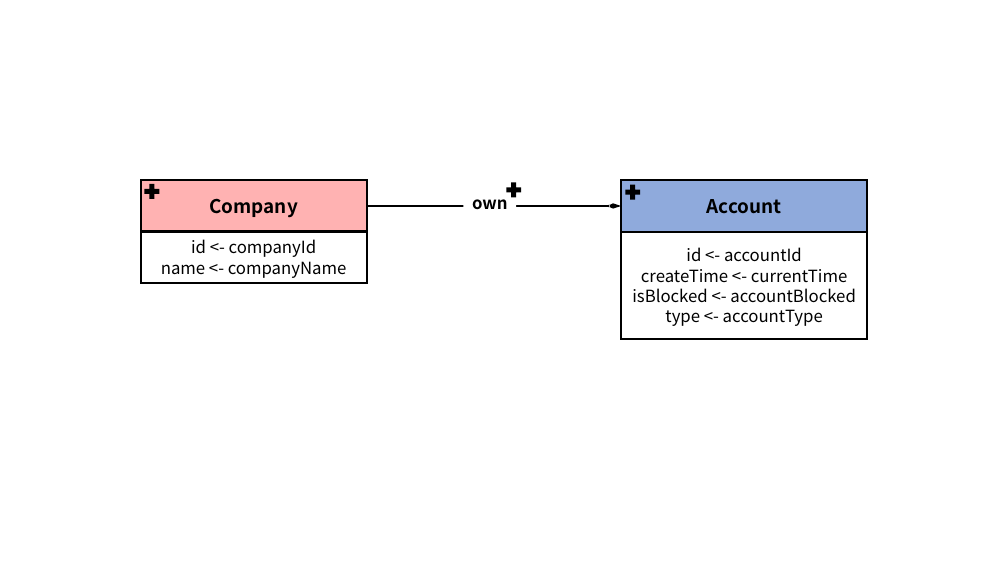
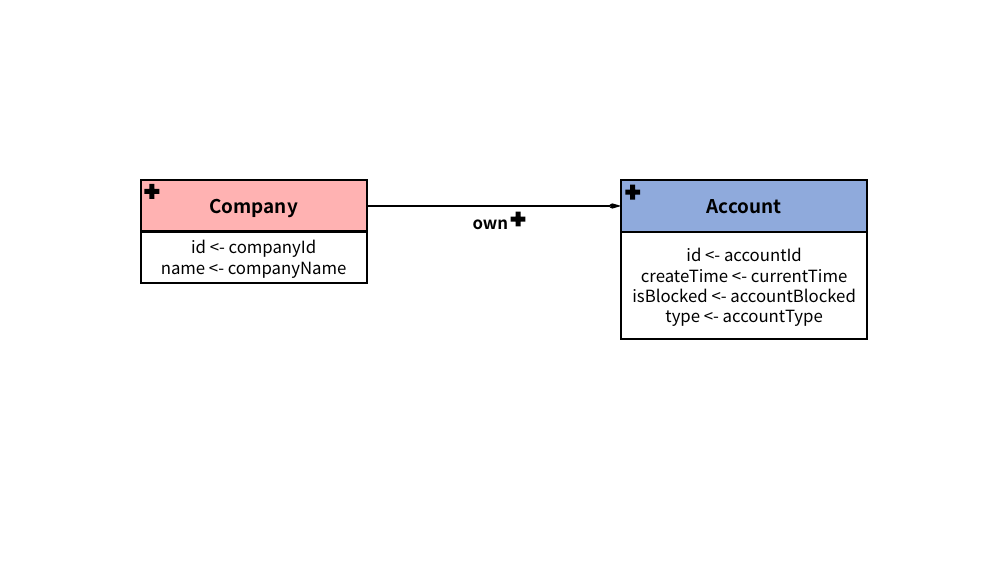
Before and after one commit to ldbc/ldbc_finbench_docs, a slide deck: slide 2 of patterns/transaction-write.pptx. Drawn at 1008x567 pixels with LibreOffice and Linux fonts; fonts in the diff are those of the drawing. Boxes give left, top, right and bottom in pixels: in the first picture for what was removed or moved away, otherwise in the second. Text is boxed around its words. In the diff, an @@ line names an element or a change of style, - is before the commit and + after.

```diff
--- a/patterns/transaction-write.pptx
+++ b/patterns/transaction-write.pptx
@@ arrow (622, 206) - (367, 206): stroke #000000 2 pt to #000000 1.5 pt @@
@@ text "own" rewrapped from (472,192,508,210) to (473,219,509,230) @@
@@ plus: place and size @@
-plus at (507,182,522,197)
+plus at (510,212,526,227)
```
Also in this commit, not shown: 10 other slides changed, 43 other files.
